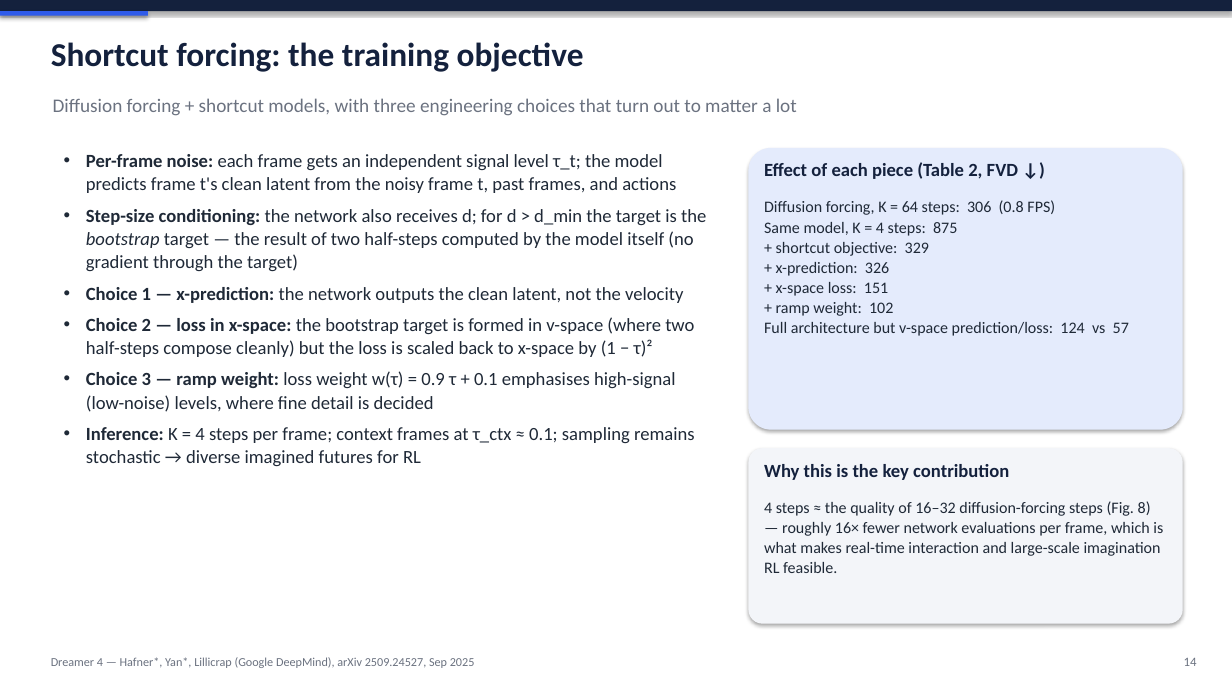
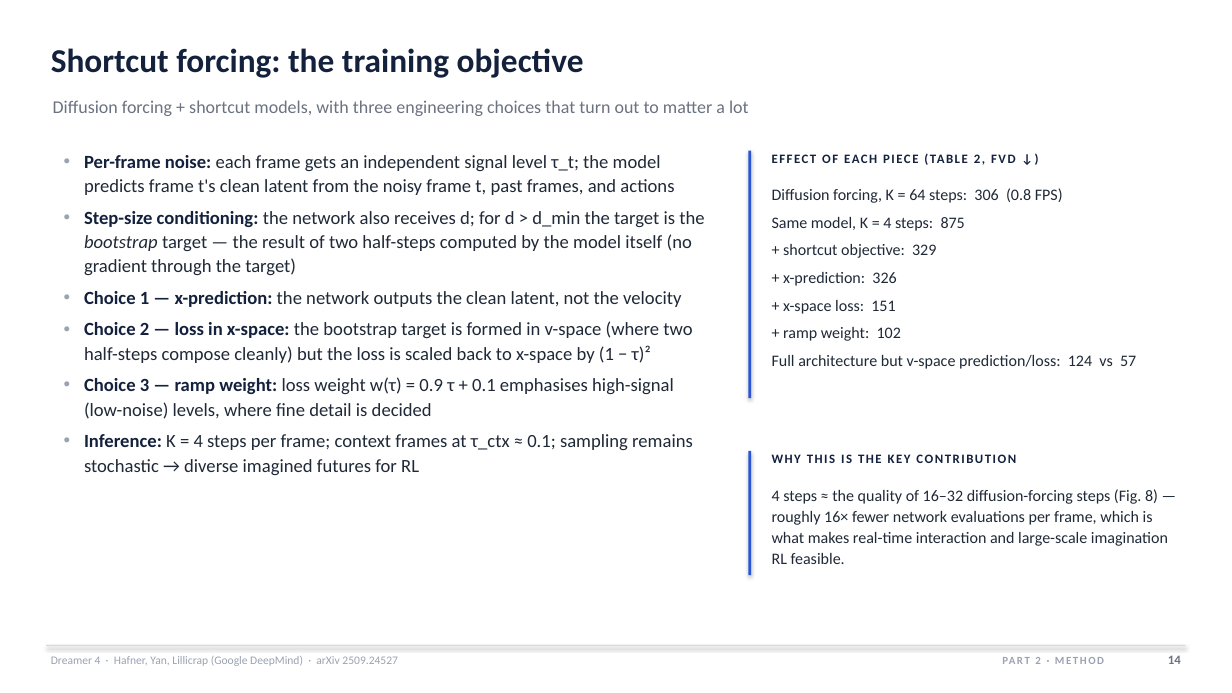
Before and after one commit to HarmannBitte/Dreamer-4, a slide deck: slide 14 of presentation/Dreamer4_Deep_Dive.pptx. Drawn at 1232x693 pixels with LibreOffice and Linux fonts; fonts in the diff are those of the drawing. Boxes give left, top, right and bottom in pixels: in the first picture for what was removed or moved away, otherwise in the second. Text is boxed around its words. In the diff, an @@ line names an element or a change of style, - is before the commit and + after.

```diff
--- a/presentation/Dreamer4_Deep_Dive.pptx
+++ b/presentation/Dreamer4_Deep_Dive.pptx
@@ rectangle removed at (x1=0, y1=0, x2=1232, y2=11) @@
@@ rectangle removed at (x1=0, y1=11, x2=148, y2=16) @@
@@ text "Shortcut forcing: the training objective" moved from (x1=51, y1=42, x2=584, y2=72) to (x1=51, y1=48, x2=584, y2=78) @@
@@ text "Diffusion forcing + shortcut models, ..." at (x1=53, y1=100, x2=749, y2=116): size 15 to 14 pt @@
@@ text "Per-frame noise: each frame gets ..." at (x1=84, y1=155, x2=704, y2=475): text colour #1F2937 to #14213D in "Per-frame noise:", "Step-size conditioning:", "Choice 1 — x-prediction:", "Choice 2 — loss in x-space:" and 2 more places; indent changed; line spacing 1.05 to 1.08 @@
@@ rounded rectangle removed at (x1=749, y1=148, x2=1183, y2=430) @@
@@ rectangle added at (x1=749, y1=151, x2=751, y2=398), fill #2A56D6 @@
@@ text at (x1=974, y1=154, x2=980, y2=163): text changed; size 14.5 to 10 pt @@
-Effect of each piece (Table 2, FVD ↓)
+EFFECT OF EACH PIECE (TABLE 2, FVD ↓)
@@ text "Diffusion forcing, K = 64 ..." moved from (x1=764, y1=200, x2=1129, y2=336) to (x1=772, y1=188, x2=1136, y2=369) @@
@@ text "Diffusion forcing, K = 64 ..." at (x1=772, y1=188, x2=1136, y2=369): line spacing 1.05 to 1.1; more space between paragraphs @@
@@ rounded rectangle removed at (x1=749, y1=448, x2=1183, y2=624) @@
@@ rectangle added at (x1=749, y1=451, x2=751, y2=576), fill #2A56D6 @@
@@ text at (x1=772, y1=454, x2=1016, y2=463): text changed; size 14.5 to 10 pt @@
-Why this is the key contribution
+WHY THIS IS THE KEY CONTRIBUTION
@@ text "4 steps ≈ the quality ..." at (x1=772, y1=489, x2=1168, y2=564): line spacing 1.05 to 1.1; more space between paragraphs @@
@@ text "4 steps ≈ the quality ..." moved from (x1=764, y1=501, x2=1163, y2=573) to (x1=772, y1=489, x2=1168, y2=564) @@
@@ rectangle added at (x1=46, y1=645, x2=1186, y2=646), fill #D3D8E2 @@
@@ text at (x1=51, y1=656, x2=398, y2=666): text changed; size 9.5 to 9 pt; text colour #6B7280 to #9AA3B2 @@
-Dreamer 4 — Hafner*, Yan*, Lillicrap (Google DeepMind), arXiv 2509.24527, Sep 2025
+Dreamer 4 · Hafner, Yan, Lillicrap (Google DeepMind) · arXiv 2509.24527
@@ text added at (x1=1035, y1=657, x2=1041, y2=664), 8.5 pt, text #9AA3B2, bold @@
+PART 2 · METHOD
@@ text "14" at (x1=1168, y1=655, x2=1181, y2=664): bold on @@
```
Also in this commit, not shown: 38 other slides changed, 6 other files.
